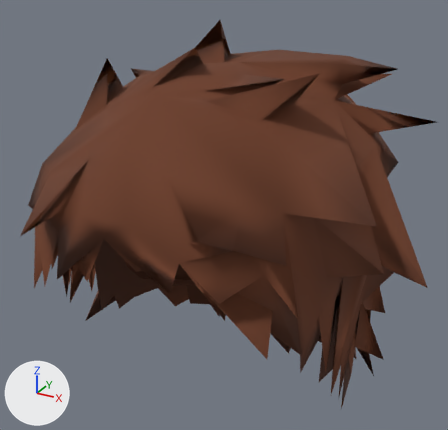
An edit to the glTF model web/public/assets/characters/v6/hair/full/hair_mod_cut.glb, drawn before and after from the same camera.
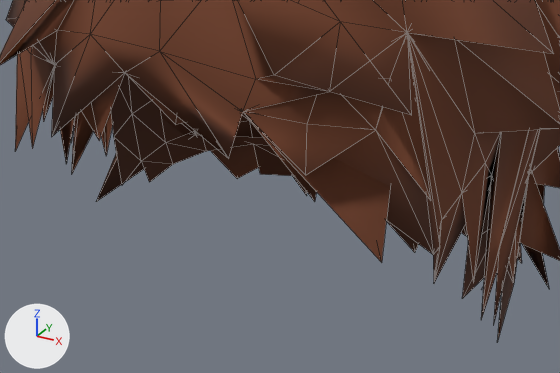
Old and new are each drawn whole from a 50 mm camera at (0.427, -0.772, 1.245) aimed at (-0.008, 0.019, 0.85) and again close up on the part from 5% to 85% of the width and 45% to 100% of the height. Every picture has the same lights, and +X, +Y and +Z are marked at lower left. The first two pictures are the older version. The close-ups show mesh edges as thin lines. Vertices at exactly the same position are counted once.

Names of what the first close-up shows: 'hair_mod_cut'.
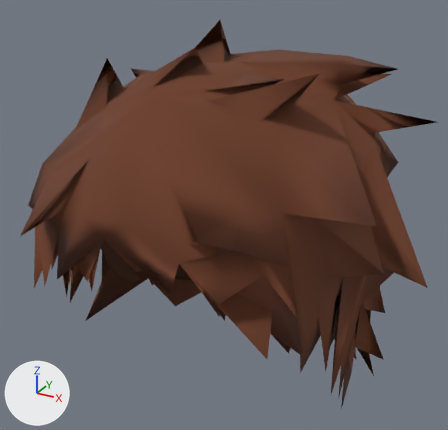
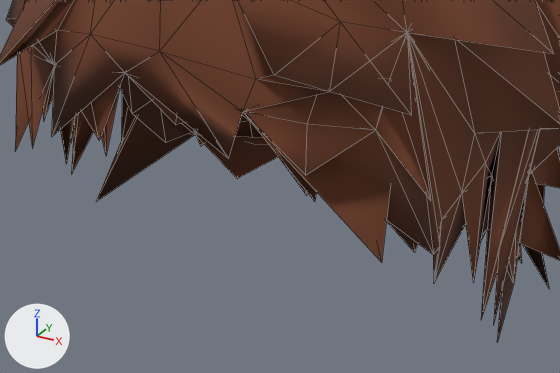
The change in detail:
me_hair_mod_cut is used by ob_hair_mod_cut; location (0.0, 0.0, 0.0).
me_hair_mod_cut had 401 vertices, 748 faces and spanned x -0.281..0.32, y -0.292..0.323, z 0.482..1.145.
me_hair_mod_cut now has 387 vertices, 718 faces and spans x -0.281..0.32, y -0.292..0.323, z 0.482..1.145.
Part 1, on me_hair_mod_cut:
13 vertices are removed from x -0.208..0.2, y -0.075..0.153, z 0.589..0.727.
29 faces are deleted.
Other edits to the shape of me_hair_mod_cut do not show in these pictures.

Where the change shows, as pixel boxes (x1, y1, x2, y2) in the close-ups (560 x 373 px):
part 1 of me_hair_mod_cut, deleted: before (111, 87, 488, 299)
